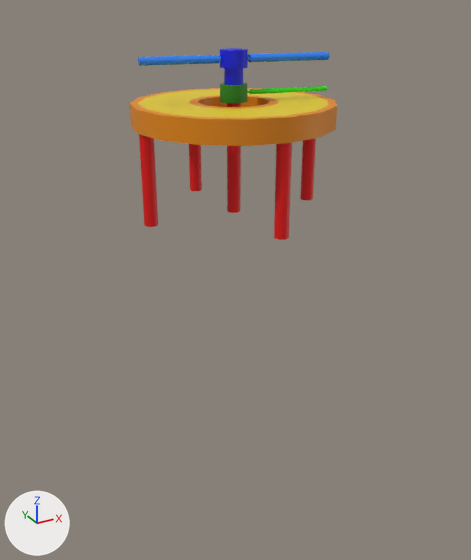
The FBX model The splashlock/Assets/objects Finn/wheel of fear.fbx as it was, and as the next commit left it.
One viewpoint serves both versions: a 50 mm lens placed at (-15.6, -28.5, 10.3), pointed at (-0.2, -0.6, -3.6). Every picture has the same lights, and +X, +Y and +Z are marked at lower left. Where no turn or scale is listed for an object, it has been applied to the vertices.

Names of what the first picture shows: 'WHEEL OF FEAR BOTTEM', 'WHEEL OF FEAR FLOOR', 'WHEEL OF FEAR TOP'.
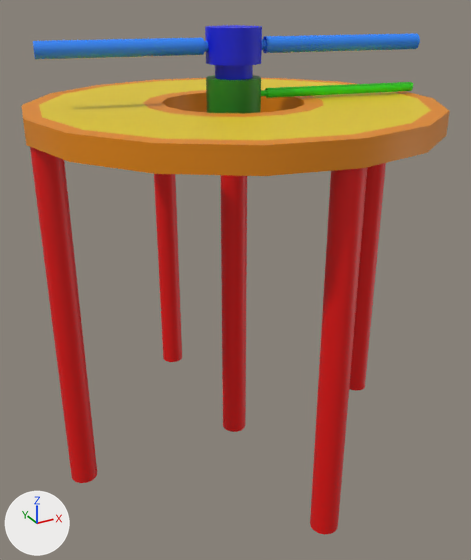
The change, as a list of edits to the scene's bpy script:
```text
Change me_cylinder_003:
    where me_cylinder_003.from_pydata(...)  # 293 vertices, 288 faces; spans x -5.0..5.0, y -5.0..5.0, z 0.0..5.65
    used by ob_wheel_of_fear_floor; location = (0.0, 0.0, 0.0)
    me_cylinder_003 part 1: the loose piece of 128 vertices spanning x -5.0..5.0, y -5.0..5.0, z 4.43..5.52 is scaled about its middle by (2, 2, 1), then moved by (0.02, 0.01, 13.4)
    me_cylinder_003 part 2: the loose piece of 33 vertices spanning x -0.33..0.33, y -0.33..0.33, z 0.0..5.65 is scaled about its middle by (2, 2, 3.37), then moved by (0.02, 0.01, 6.7)
    me_cylinder_003 part 3: the loose piece of 33 vertices spanning x 4.21..4.88, y -0.33..0.33, z 0.0..5.34 is scaled about its middle by (2, 2, 3.51), then moved by (4.56, 0.01, 6.7)
    me_cylinder_003 part 4: the loose piece of 33 vertices spanning x -4.92..-4.25, y -0.33..0.33, z 0.0..5.34 is scaled about its middle by (2, 2, 3.51), then moved by (-4.57, 0.01, 6.7)
    me_cylinder_003 part 5: the loose piece of 33 vertices spanning x -0.33..0.33, y -4.9..-4.23, z 0.0..5.34 is scaled about its middle by (2, 2, 3.51), then moved by (0.02, -4.56, 6.7)
    me_cylinder_003 part 6: the loose piece of 33 vertices spanning x -0.33..0.33, y 4.21..4.88, z 0.0..5.34 is scaled about its middle by (2, 2, 3.51), then moved by (0.02, 4.55, 6.7)
Change me_cylinder_005:
    where me_cylinder_005.from_pydata(...)  # 192 vertices, 147 faces; spans x -4.45..4.81, y -1.11..1.06, z 0.0..1.72
    used by ob_wheel_of_fear_top; location = (0.0, 0.0, 6.19)
    me_cylinder_005 part 7: the whole mesh is scaled about the mesh origin by 2
Change me_cylinder_004:
    where me_cylinder_004.from_pydata(...)  # 144 vertices, 113 faces; spans x -0.66..4.78, y -1.05..0.66, z -0.4..0.4
    used by ob_wheel_of_fear_bottem; location = (0.0, 0.0, 5.94)
    me_cylinder_004 part 8: the whole mesh is scaled about the mesh origin by 2
Change ob_wheel_of_fear_floor:
    ob_wheel_of_fear_floor.location: (0.0, 0.0, 0.0) -> (-0.02, -0.01, -13.4)
Change ob_wheel_of_fear_top:
    ob_wheel_of_fear_top.location: (0.0, 0.0, 6.19) -> (0.0, 0.0, 5.47)
Change ob_wheel_of_fear_bottem:
    ob_wheel_of_fear_bottem.location: (0.0, 0.0, 5.94) -> (0.0, 0.0, 5.84)
```

Pixel boxes [x1, y1, x2, y2] of what changed, in the pictures (471 x 560 px; the box of a moved part takes in the faces that stretch with it):
'WHEEL OF FEAR FLOOR', reshaped, moved (105% wider, 199% taller)
    before: [129, 88, 337, 240]
    after: [22, 78, 450, 535]
'WHEEL OF FEAR TOP', mesh rescaled, moved
    before: [138, 48, 330, 85]
    after: [33, 25, 420, 80]
'WHEEL OF FEAR BOTTEM', mesh rescaled, moved (93% wider, 86% taller)
    before: [220, 83, 327, 103]
    after: [206, 75, 413, 113]
part 1 of me_cylinder_003, moved or reshaped
    before: [129, 88, 337, 146]
    after: [22, 78, 450, 176]
part 2 of me_cylinder_003, moved or reshaped
    before: [227, 103, 241, 213]
    after: [221, 175, 247, 432]
part 3 of me_cylinder_003, moved or reshaped
    before: [300, 138, 316, 200]
    after: [349, 163, 386, 391]
part 4 of me_cylinder_003, moved or reshaped
    before: [139, 134, 158, 227]
    after: [30, 147, 97, 483]
part 5 of me_cylinder_003, moved or reshaped
    before: [274, 143, 292, 240]
    after: [310, 167, 367, 535]
part 6 of me_cylinder_003, moved or reshaped
    before: [189, 144, 202, 191]
    after: [154, 174, 182, 362]
